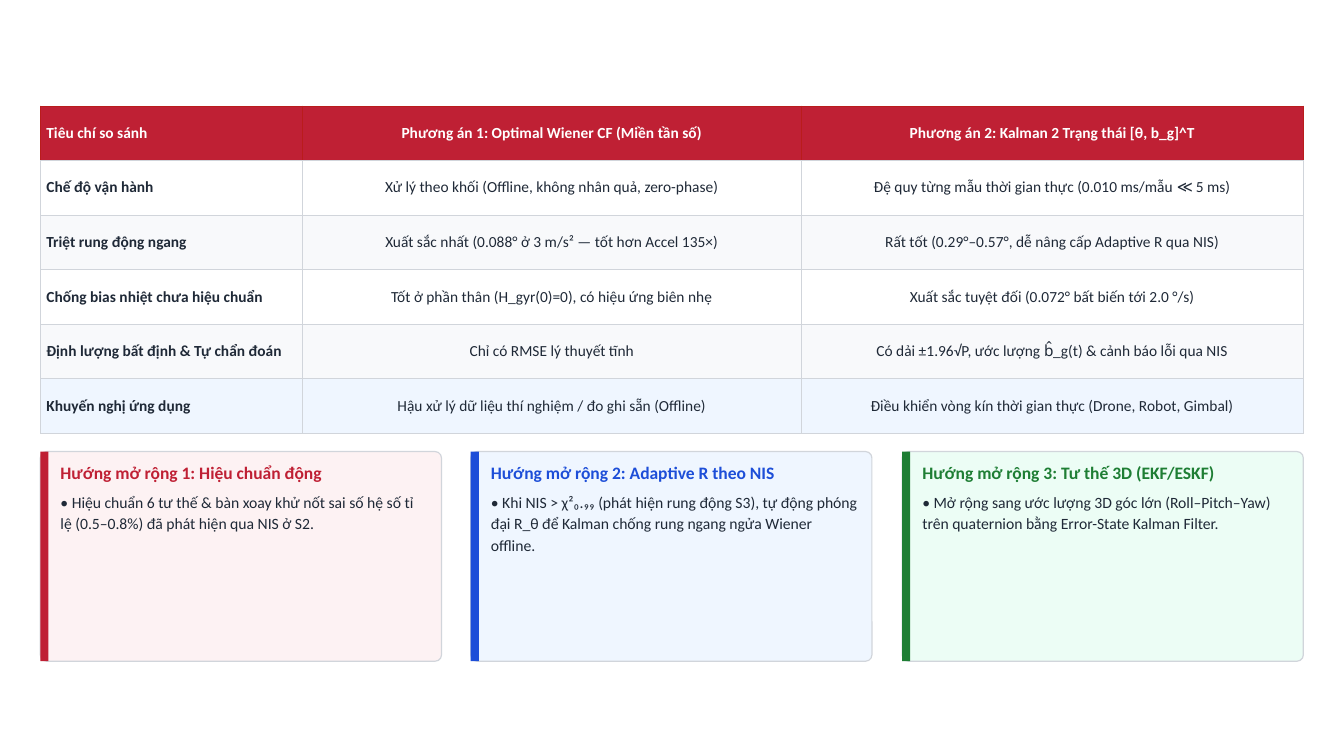
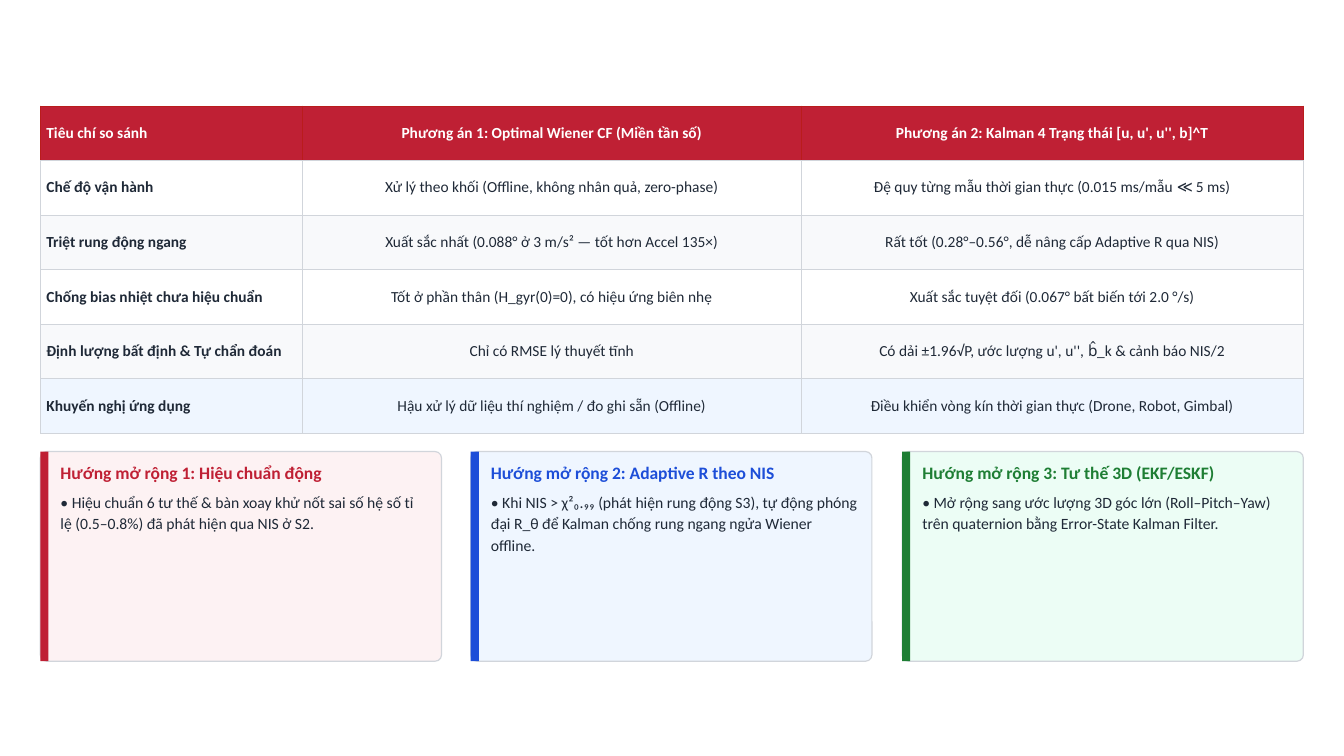
Before and after one commit to ducnguynx/mpu6050-model, a slide deck: slide 15 of outputs/slides/MPU6050_Roll_Estimation_Wiener_vs_Kalman.pptx. Drawn at 1344x756 pixels with LibreOffice and Linux fonts; fonts in the diff are those of the drawing; background and template pictures are left out. Boxes give left, top, right and bottom in pixels: in the first picture for what was removed or moved away, otherwise in the second. Text is boxed around its words. In the diff, an @@ line names an element or a change of style, - is before the commit and + after.

```diff
--- a/outputs/slides/MPU6050_Roll_Estimation_Wiener_vs_Kalman.pptx
+++ b/outputs/slides/MPU6050_Roll_Estimation_Wiener_vs_Kalman.pptx
@@ table at (40, 106, 1304, 434) @@
-row 1, column 3: Phương án 2: Kalman 2 Trạng thái [θ, b_g]^T
+row 1, column 3: Phương án 2: Kalman 4 Trạng thái [u, u', u'', b]^T
-row 2, column 3: Đệ quy từng mẫu thời gian thực (0.010 ms/mẫu ≪ 5 ms)
+row 2, column 3: Đệ quy từng mẫu thời gian thực (0.015 ms/mẫu ≪ 5 ms)
-row 3, column 3: Rất tốt (0.29°–0.57°, dễ nâng cấp Adaptive R qua NIS)
+row 3, column 3: Rất tốt (0.28°–0.56°, dễ nâng cấp Adaptive R qua NIS)
-row 4, column 3: Xuất sắc tuyệt đối (0.072° bất biến tới 2.0 °/s)
+row 4, column 3: Xuất sắc tuyệt đối (0.067° bất biến tới 2.0 °/s)
-row 5, column 3: Có dải ±1.96√P, ước lượng b̂_g(t) & cảnh báo lỗi qua NIS
+row 5, column 3: Có dải ±1.96√P, ước lượng u', u'', b̂_k & cảnh báo NIS/2
```
Also in this commit, not shown: 9 other slides changed, 11 other files.
